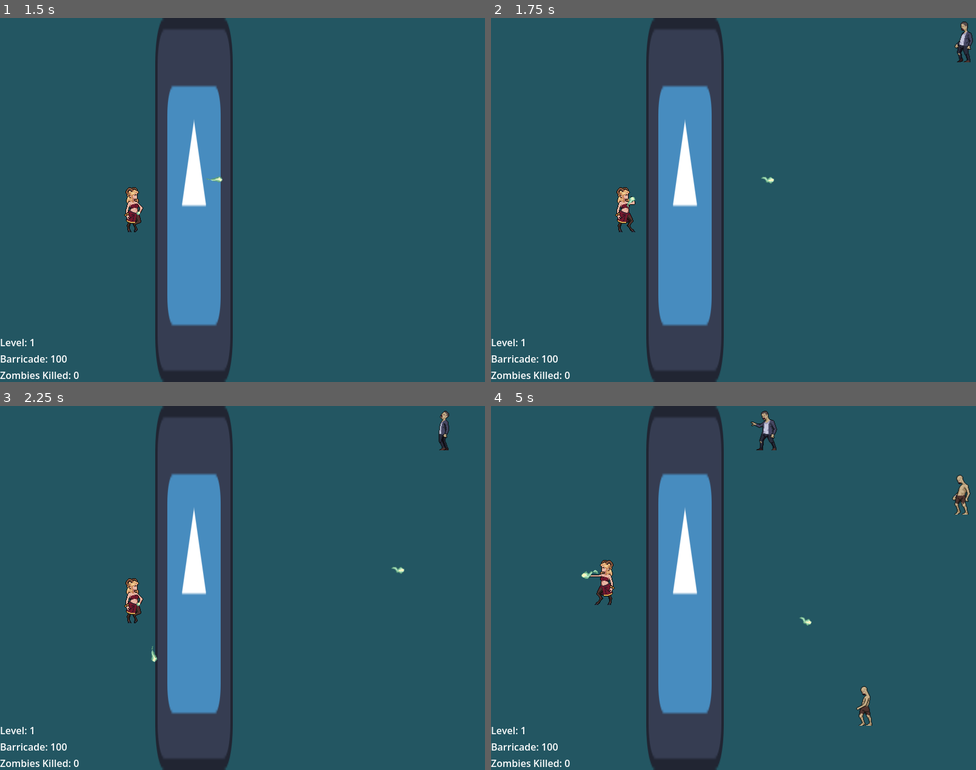
Above: before the commit, frames 1-4 (two rows, left to right).
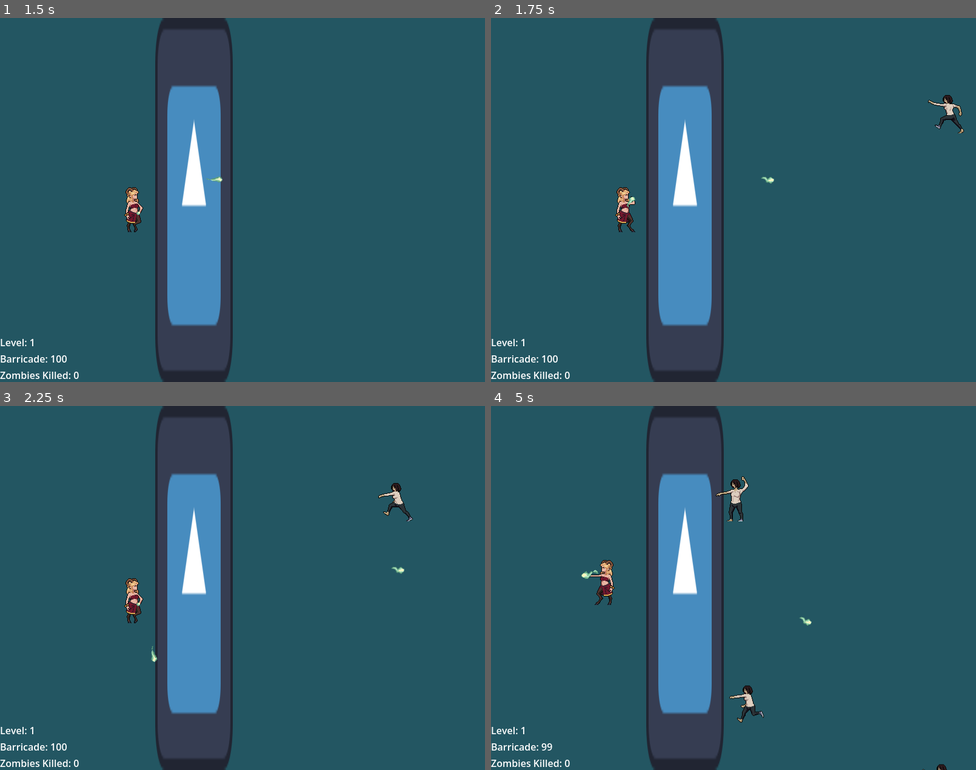
Above: after the commit, the same moments.

Repository: arko-poet/godot-games
Game: Godot game, scene res://main.tscn
Two runs of this game, one before a commit and one after it. Both use one fixed random seed, a clock stepped at 60 frames per second and the inputs below. The engine's default icon, where the game draws it, is replaced by a stand-in: a white triangle on a blue panel in a dark square.
Inputs (mouse positions are in pixels of both pictures, inside the frame that each line leads up to):
- Up to frame 1 (1.5 s): move the mouse to (349, 181) at 0.52 s; hold D (move_right) 0.53-1.28 s; click (349, 181) at 0.6 s; move the mouse to (145, 218) at 1.27 s; hold S (move_down) from 1.28 s (still down); click (145, 218) at 1.35 s
- Up to frame 2 (1.75 s): keep holding S (move_down)
- Up to frame 3 (2.25 s): move the mouse to (291, 507) at 2.02 s; release S (move_down) at 2.03 s; hold D (move_right) from 2.03 s (still down); click (291, 507) at 2.1 s
- Up to frame 4 (5 s): move the mouse to (709, 660) at 2.77 s; release D (move_right) at 2.78 s; hold W (move_up) 2.78-3.53 s; click (709, 660) at 2.85 s; move the mouse to (879, 642) at 3.52 s; hold A (move_left) from 3.53 s (still down); click (879, 642) at 3.6 s; move the mouse to (588, 533) at 4.27 s; click (588, 533) at 4.35 s

Frame 1 is identical in both runs. In frame 2, 0.5% of the frame differs, in the area x 90-100%, y 1-32%; in frame 3, 0.4%; in frame 4, 1.2%, in the area x 10-99%, y 1-100%.

Commit message:
feat: add game over

Diff:
--- a/last_stand/combat.gd
+++ b/last_stand/combat.gd
@@ -1,3 +1,4 @@
+class_name Combat
 extends Node
 
 var spawned_zombies := 0
--- /dev/null
+++ b/last_stand/game_over.gd
@@ -0,0 +1,7 @@
+extends Control
+
+signal start_new_game
+
+
+func _on_try_again_button_pressed() -> void:
+	start_new_game.emit()
--- /dev/null
+++ b/last_stand/game_over.tscn
@@ -0,0 +1,51 @@
+[gd_scene format=3 uid="uid://bjerm51gxb3b7"]
+
+[ext_resource type="Script" uid="uid://68xvxdgnnthf" path="res://game_over.gd" id="1_y26ei"]
+
+[node name="GameOver" type="Control" unique_id=483299073]
+layout_mode = 3
+anchors_preset = 15
+anchor_right = 1.0
+anchor_bottom = 1.0
+grow_horizontal = 2
+grow_vertical = 2
+script = ExtResource("1_y26ei")
+
+[node name="Background" type="ColorRect" parent="." unique_id=1304754042]
+layout_mode = 1
+anchors_preset = 15
+anchor_right = 1.0
+anchor_bottom = 1.0
+grow_horizontal = 2
+grow_vertical = 2
+color = Color(1, 0, 0, 1)
+
+[node name="GameOverLabel" type="Label" parent="." unique_id=1226958993]
+layout_mode = 1
+anchors_preset = 5
+anchor_left = 0.5
+anchor_right = 0.5
+offset_left = -20.0
+offset_right = 20.0
+offset_bottom = 23.0
+grow_horizontal = 2
+theme_override_font_sizes/font_size = 64
+text = "GAME OVER"
+
+[node name="TryAgainButton" type="Button" parent="." unique_id=1590587411]
+layout_mode = 1
+anchors_preset = 8
+anchor_left = 0.5
+anchor_top = 0.5
+anchor_right = 0.5
+anchor_bottom = 0.5
+offset_left = -4.0
+offset_top = -4.0
+offset_right = 4.0
+offset_bottom = 4.0
+grow_horizontal = 2
+grow_vertical = 2
+theme_override_font_sizes/font_size = 32
+text = "TRY AGAIN"
+
+[connection signal="pressed" from="TryAgainButton" to="." method="_on_try_again_button_pressed"]
--- a/last_stand/global.gd
+++ b/last_stand/global.gd
@@ -4,13 +4,26 @@
 const LEVEL_RESOURCES := 10
 const UPGRADE_WEAPON_COST := 6
 
-var level := 1
-var zombies_killed := 0
-var health := 100
-var resources := LEVEL_RESOURCES
-var number_of_projectiles := 1
-var upgrade_weapon_progress := 0
-var projectile_damage := 1
-var cast_speed := 0.5
-var max_zombies := 10
-var spawn_rate := 1.5
+var level : int
+var zombies_killed : int
+var health : int
+var resources : int
+var number_of_projectiles : int
+var upgrade_weapon_progress : int
+var projectile_damage : int
+var cast_speed : float
+var max_zombies : int
+var spawn_rate : float
+
+
+func new_game() -> void:
+	level = 1
+	zombies_killed = 0
+	health = 100
+	resources = LEVEL_RESOURCES
+	number_of_projectiles = 1
+	upgrade_weapon_progress = 0
+	projectile_damage = 1
+	cast_speed = 0.5
+	max_zombies = 10
+	spawn_rate = 1.5
--- a/last_stand/main.gd
+++ b/last_stand/main.gd
@@ -1,17 +1,31 @@
 extends Node
+
+const COMBAT_SCENE := preload("res://combat.tscn")
+
+var combat : Combat
 
 ## TODO add win and loose conditions
 ## TODO make combat scene look good
-## TODO different zombies different properties
 ## TODO make game beatable
 func _ready() -> void:
+	Global.new_game()
 	$UpgradeScreen.hide()
+	$GameOver.hide()
+	combat = COMBAT_SCENE.instantiate()
+	add_child(combat)
 
 
 # Called every frame. 'delta' is the elapsed time since the previous frame.
 func _process(_delta: float) -> void:
+	print(Global.health)
+	if Global.health == 0:
+		combat.queue_free()
+		$GameOver.show()
+		Global.new_game()
+
+
 	if Global.zombies_killed == Global.max_zombies:
-		$Combat.free()
+		combat.free()
 		$UpgradeScreen.show()
 		Global.zombies_killed = 0
 
@@ -20,5 +34,12 @@
 	Global.level += 1
 	Global.max_zombies += 10
 	$UpgradeScreen.hide()
-	add_child(load("res://combat.tscn").instantiate())
+	combat = COMBAT_SCENE.instantiate()
+	add_child(combat)
 	Global.resources = Global.LEVEL_RESOURCES
+
+
+func _on_game_over_start_new_game() -> void:
+	combat = COMBAT_SCENE.instantiate()
+	add_child(combat)
+	$GameOver.hide()
--- a/last_stand/main.tscn
+++ b/last_stand/main.tscn
@@ -2,13 +2,15 @@
 
 [ext_resource type="Script" uid="uid://c4yflk0621g7" path="res://main.gd" id="1_0xm2m"]
 [ext_resource type="PackedScene" uid="uid://cpwk7hp3gegy2" path="res://upgrade_screen.tscn" id="2_h2yge"]
-[ext_resource type="PackedScene" uid="uid://dn0r7723xc1p" path="res://combat.tscn" id="3_1bvp3"]
+[ext_resource type="PackedScene" uid="uid://bjerm51gxb3b7" path="res://game_over.tscn" id="4_1bvp3"]
 
 [node name="Main" type="Node" unique_id=1219308454]
 script = ExtResource("1_0xm2m")
 
 [node name="UpgradeScreen" parent="." unique_id=1731244684 instance=ExtResource("2_h2yge")]
 
-[node name="Combat" parent="." unique_id=690354364 instance=ExtResource("3_1bvp3")]
+[node name="GameOver" parent="." unique_id=483299073 instance=ExtResource("4_1bvp3")]
+visible = false
 
 [connection signal="next_level" from="UpgradeScreen" to="." method="_on_upgrade_screen_next_level"]
+[connection signal="start_new_game" from="GameOver" to="." method="_on_game_over_start_new_game"]
Not shown, added: last_stand/game_over.gd.uid
